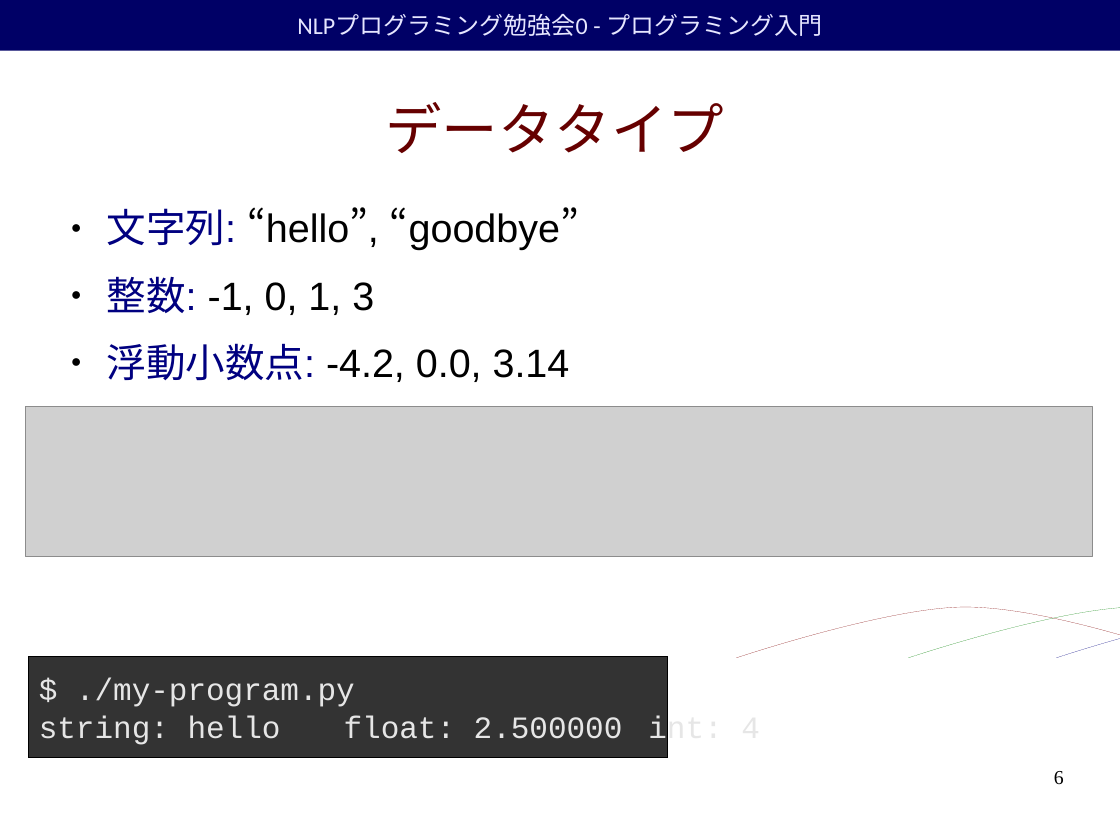
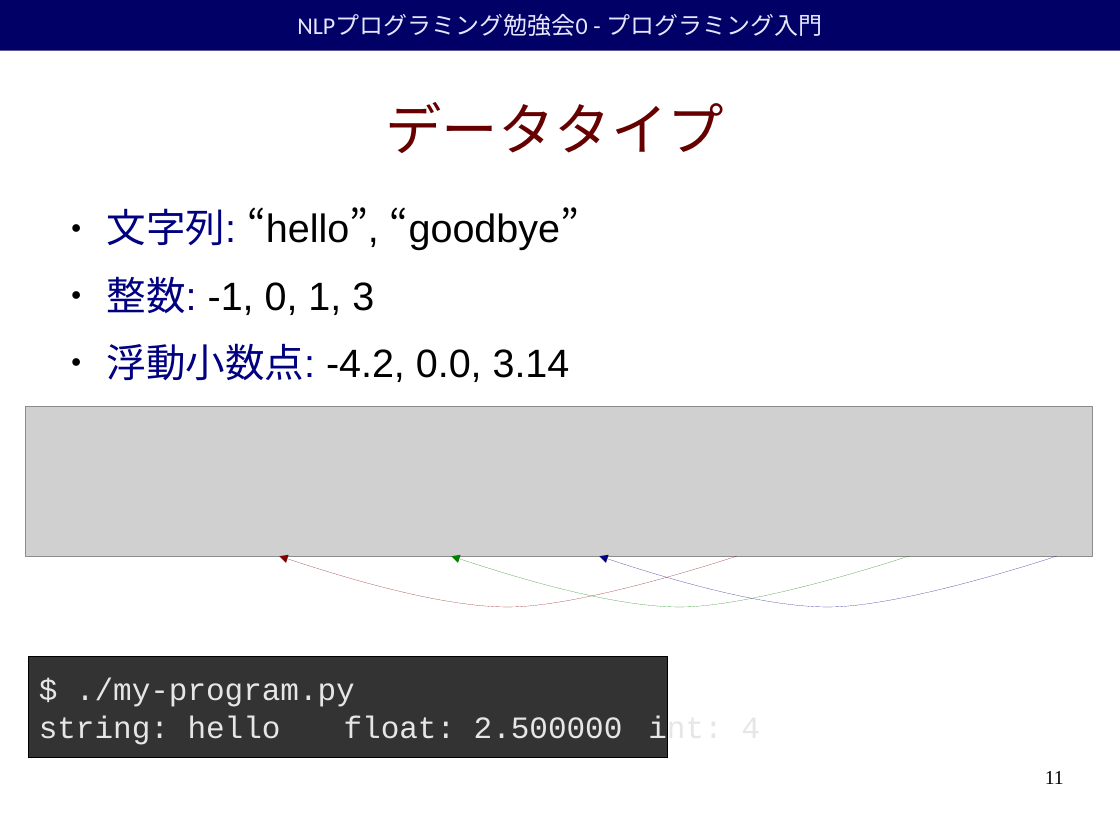
Before and after one commit to duffrind/nlppractice, a slide deck: slide 11 of 00-intro/nlp-programming-ja-00-intro.odp (slide 6 before the commit). Drawn at 1120x840 pixels with LibreOffice and Linux fonts; fonts in the diff are those of the drawing; grey boxes stand for pictures; background and template pictures are left out. Boxes give left, top, right and bottom in pixels: in the first picture for what was removed or moved away, otherwise in the second. Text is boxed around its words. In the diff, an @@ line names an element or a change of style, - is before the commit and + after.

```diff
--- a/00-intro/nlp-programming-ja-00-intro.odp
+++ b/00-intro/nlp-programming-ja-00-intro.odp
@@ freeform shape resized from (x1=737, y1=607, x2=1120, y2=658) to (x1=279, y1=556, x2=737, y2=607) @@
@@ freeform shape resized from (x1=909, y1=607, x2=1120, y2=658) to (x1=451, y1=556, x2=909, y2=607) @@
@@ freeform shape resized from (x1=1057, y1=607, x2=1120, y2=658) to (x1=600, y1=556, x2=1057, y2=607) @@
@@ page number at (x1=1045, y1=771, x2=1064, y2=784): text changed @@
-6
+11
```
Also in this commit, not shown: 1 other slide changed, 5 slides added, 4 other files.
